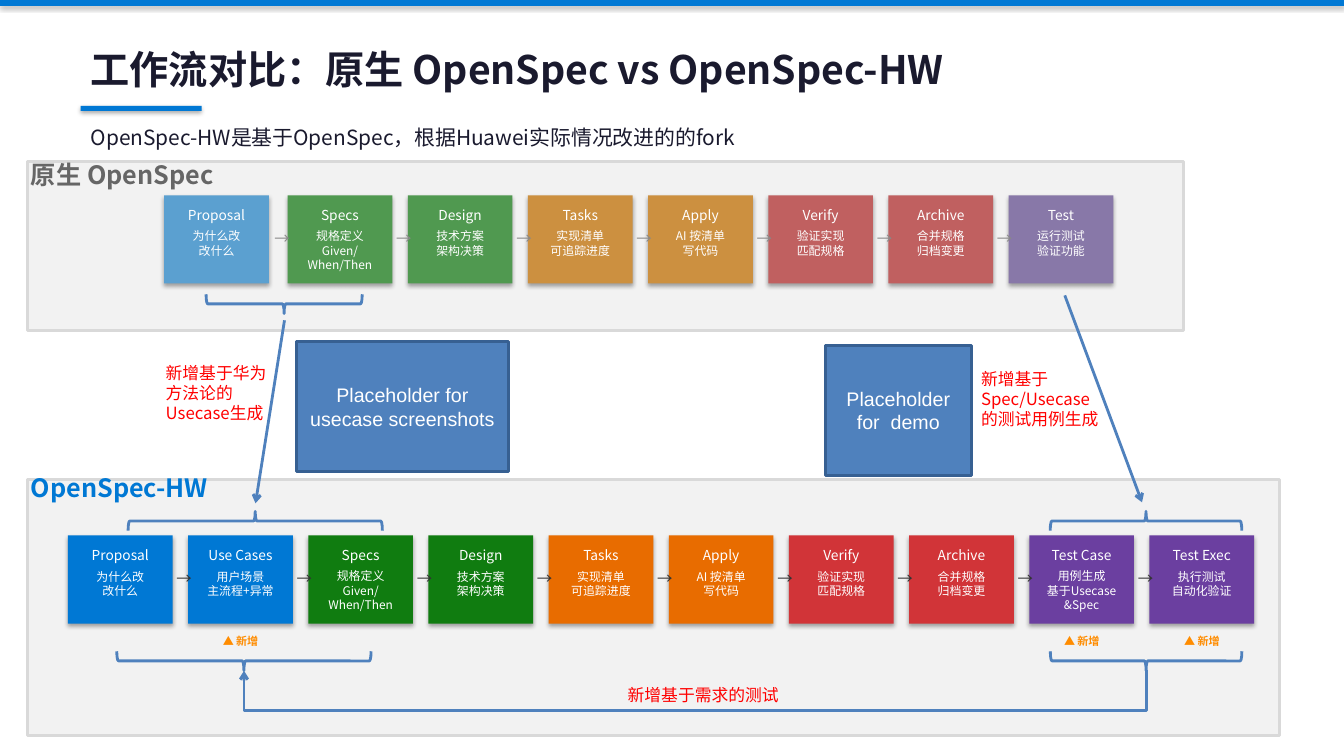
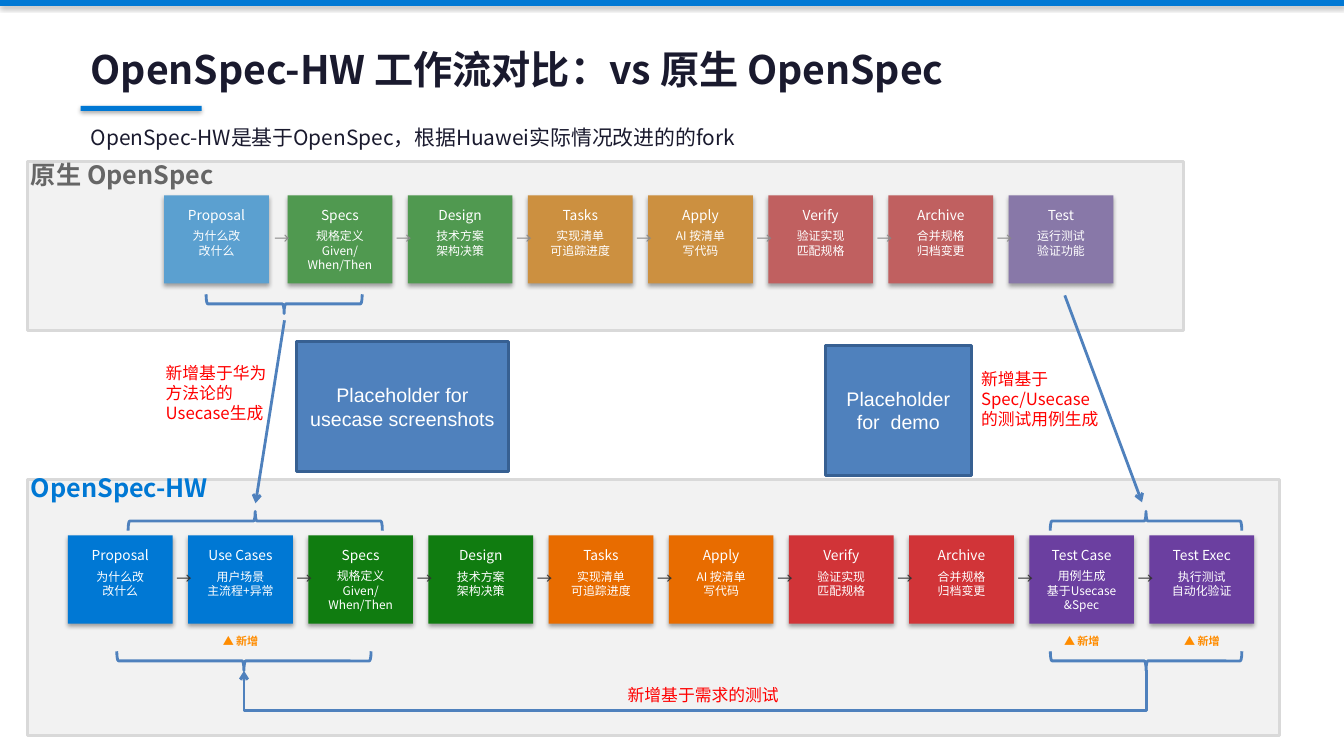
Before and after one commit to ZhifeiDou/OpenSpec_Modify, a slide deck: slide 2 of OpenSpec_技术研究汇报_精简版.pptx. Drawn at 1344x756 pixels with LibreOffice and Linux fonts; fonts in the diff are those of the drawing. Boxes give left, top, right and bottom in pixels: in the first picture for what was removed or moved away, otherwise in the second. Text is boxed around its words. In the diff, an @@ line names an element or a change of style, - is before the commit and + after.

```diff
--- a/OpenSpec_技术研究汇报_精简版.pptx
+++ b/OpenSpec_技术研究汇报_精简版.pptx
@@ text at (91,50,943,93): text changed @@
-工作流对比：原生 OpenSpec vs OpenSpec-HW
+OpenSpec-HW 工作流对比：vs 原生 OpenSpec
```
Also in this commit, not shown: 3 other slides changed.
